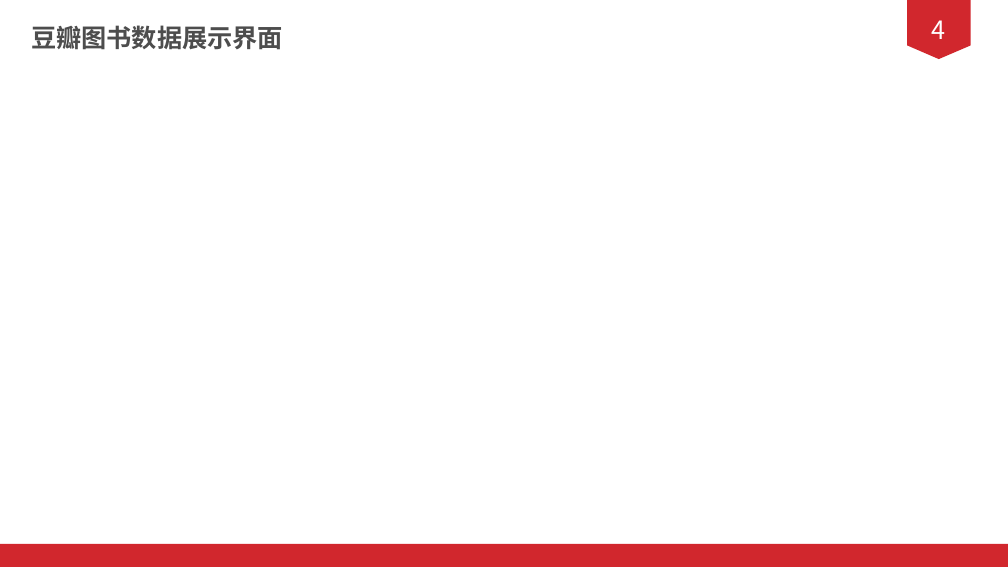
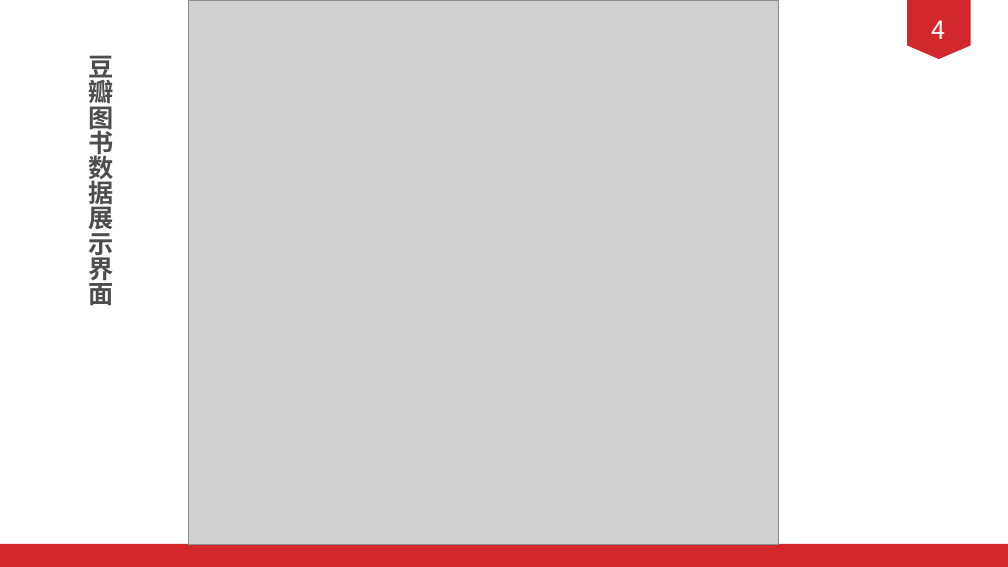
Before and after one commit to 1AKO1/2020shixun, a slide deck: slide 17 of doc/PPT/答辩ppt.pptx (slide 16 before the commit). Drawn at 1008x567 pixels with LibreOffice and Linux fonts; fonts in the diff are those of the drawing; grey boxes stand for pictures. Boxes give left, top, right and bottom in pixels: in the first picture for what was removed or moved away, otherwise in the second. Text is boxed around its words. In the diff, an @@ line names an element or a change of style, - is before the commit and + after.

Commit message:
答辩ppt（豆瓣图书数据展示界面需要更新，当当数据查询界面尽可能优化）

```diff
--- a/doc/PPT/答辩ppt.pptx
+++ b/doc/PPT/答辩ppt.pptx
@@ picture added at <box>188,0,779,544</box> @@
@@ text "豆瓣图书数据展示界面" rewrapped from <box>31,25,283,50</box> to <box>88,56,113,305</box> @@
```
Also in this commit, not shown: 13 other slides changed, 1 slide added, 16 slides removed.
